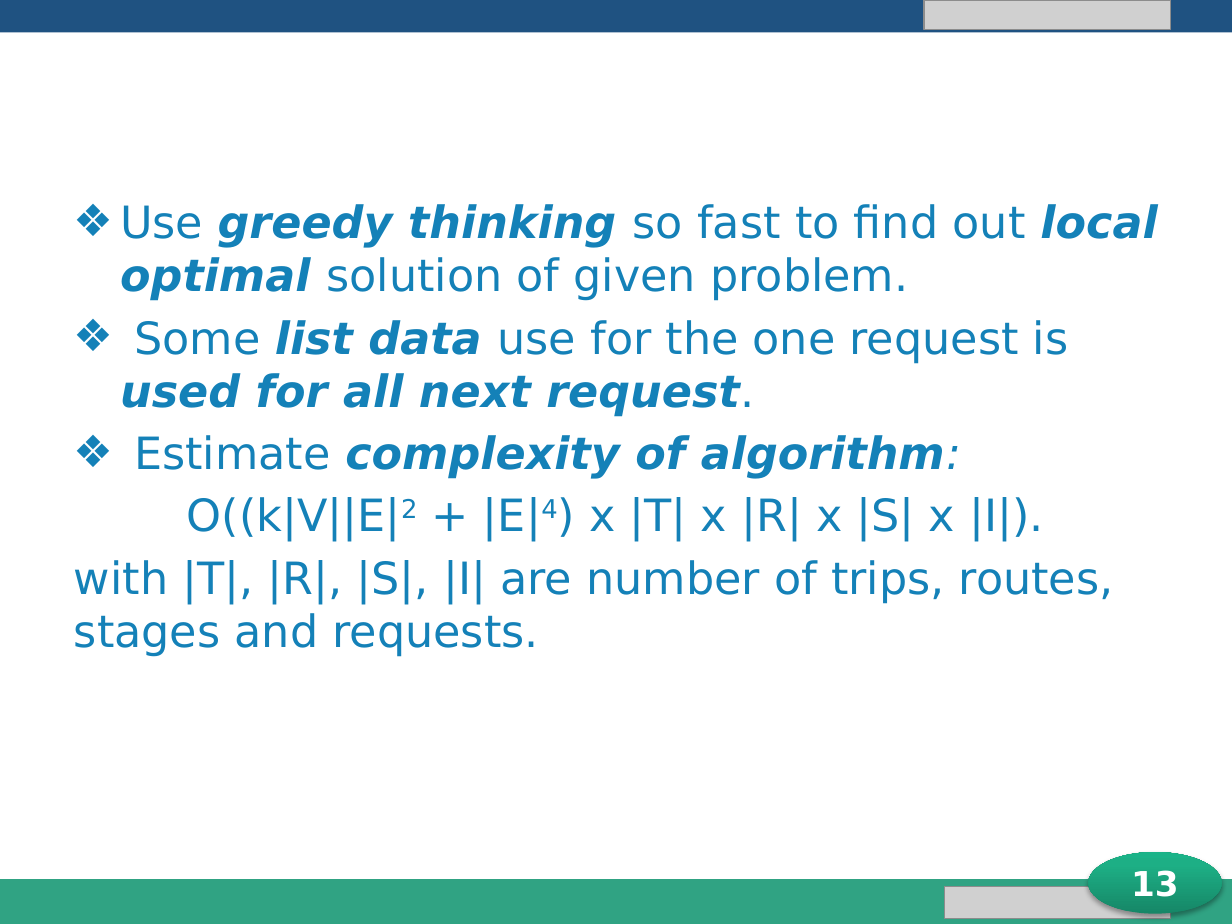
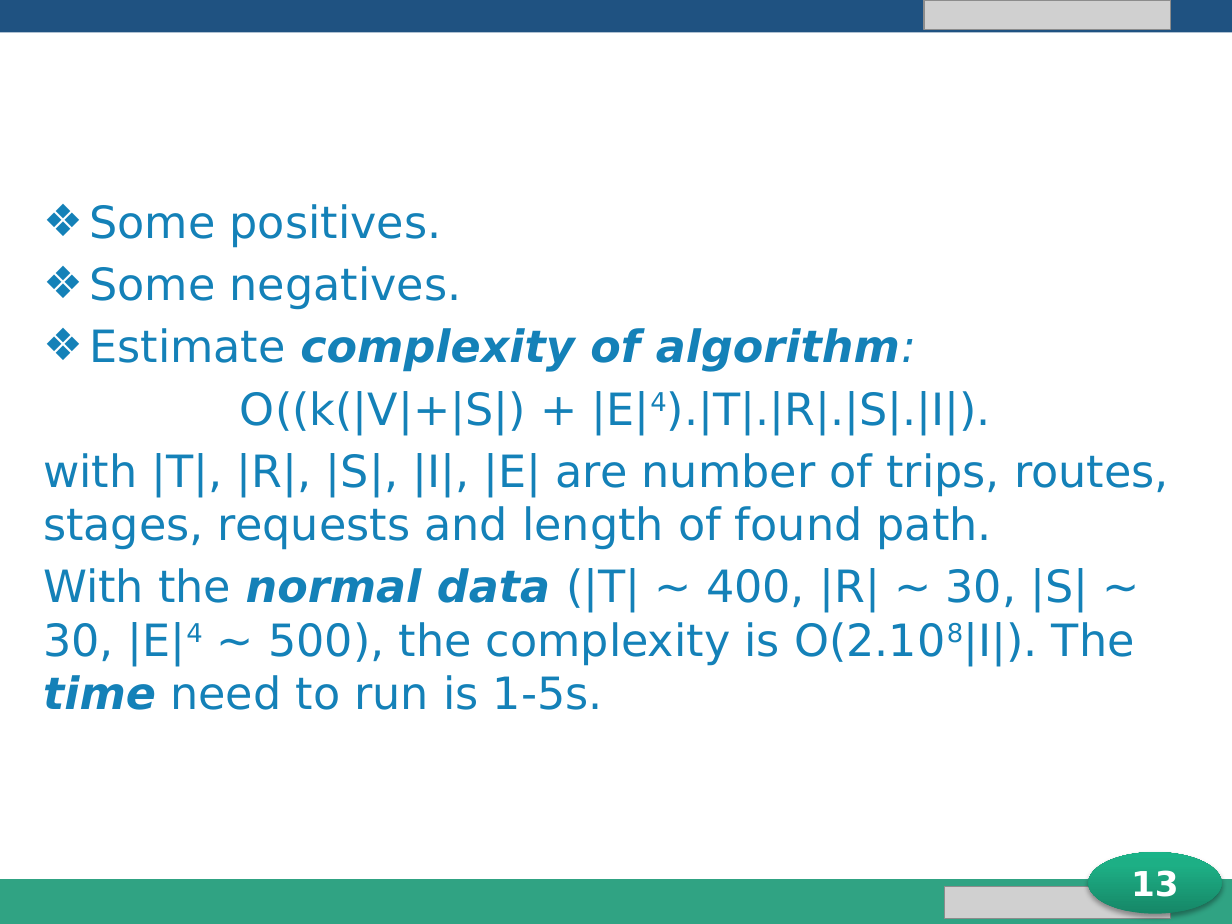
Before and after one commit to longdao2904/capstone-project-teamx, a slide deck: slide 13 of iDeliver presentation.pptx (slide 14 before the commit). Drawn at 1232x924 pixels with LibreOffice and Linux fonts; fonts in the diff are those of the drawing; grey boxes stand for pictures; background and template pictures are left out. Boxes give left, top, right and bottom in pixels: in the first picture for what was removed or moved away, otherwise in the second. Text is boxed around its words. In the diff, an @@ line names an element or a change of style, - is before the commit and + after.

```diff
--- a/iDeliver presentation.pptx
+++ b/iDeliver presentation.pptx
@@ text "Some positives.": place and size @@
-text "Some positives." at bbox=[74, 204, 1157, 657]
+text "Some positives." at bbox=[43, 204, 1169, 710]
@@ text at bbox=[89, 204, 462, 310]: text changed @@
-❖ Use greedy thinking so fast to find out local optimal solution of given problem.
-❖ Some list data use for the one request is used for all next request.
+❖ Some positives.
+❖ Some negatives.
@@ text at bbox=[89, 328, 916, 372]: alignment left to justified @@
@@ text at bbox=[43, 391, 1169, 710]: text changed @@
-O((k|V||E|2 + |E|4) x |T| x |R| x |S| x |I|).
-with |T|, |R|, |S|, |I| are number of trips, routes, stages and requests.
+O((k(|V|+|S|) + |E|4).|T|.|R|.|S|.|I|).
+with |T|, |R|, |S|, |I|, |E| are number of trips, routes, stages, requests and length of found path.
+With the normal data (|T| ~ 400, |R| ~ 30, |S| ~ 30, |E|4 ~ 500), the complexity is O(2.108|I|). The time need to run is 1-5s.
```
Also in this commit, not shown: 3 other slides changed, 2 slides removed, 1 other file.
